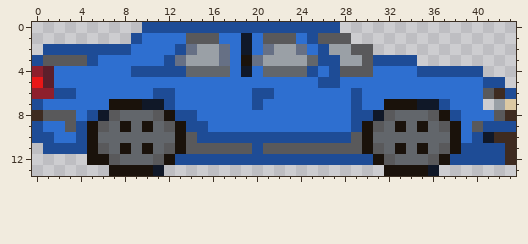
Edited in one commit: pixel-art file (art/aseprite/car-sedan.aseprite). Above: the version before the commit.
44x14 pixels, 1 frame.
The same view after the edit:
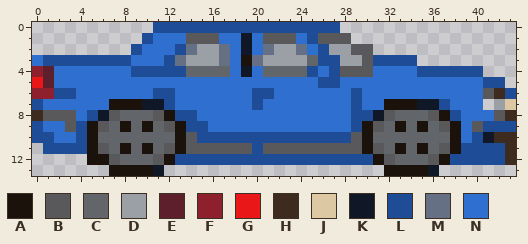
Palette (. is transparent): A #1a120b  B #59595b  C #62666b  D #9aa0a6  E #5c1f2b  F #8e1f2c  G #e91717  H #3e2b20  J #dcc9a3  K #101828  L #1e4c96  M #667085  N #2e6fd0
Changes in this commit:
{"y":0,"x":10,"old":"L","new":"."}
{"y":1,"x":9,"old":"LN","new":".L"}
{"y":2,"x":1,"old":"LLLLLLLLN","new":"........L"}
{"y":3,"x":0,"old":"LBBBB","new":"NLLLL"}
{"y":3,"x":6,"old":"NNN","new":"LLL"}
